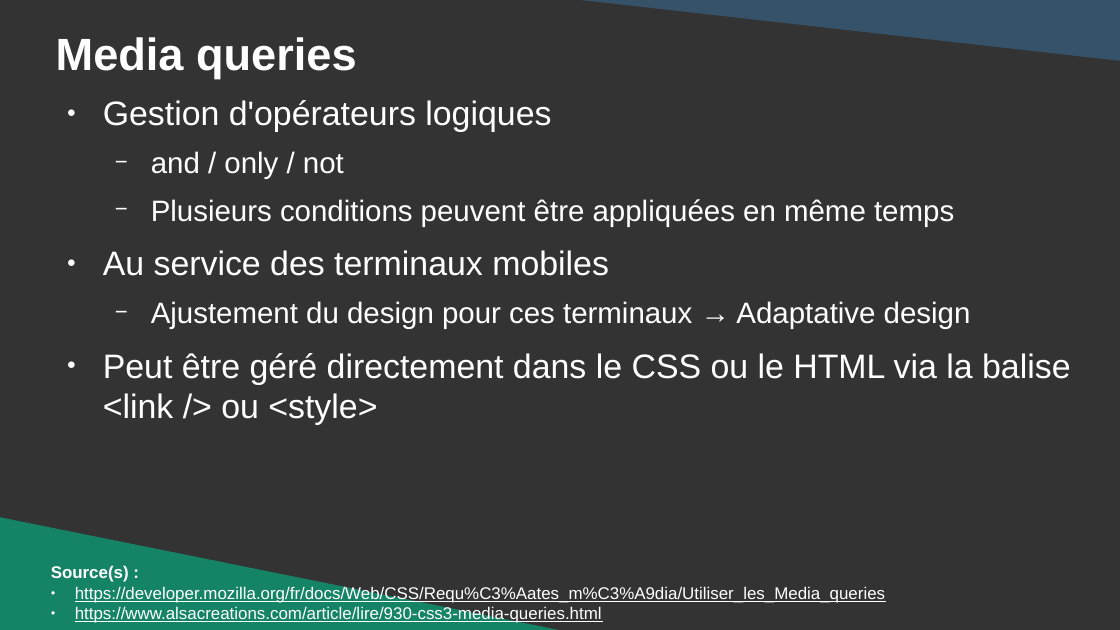
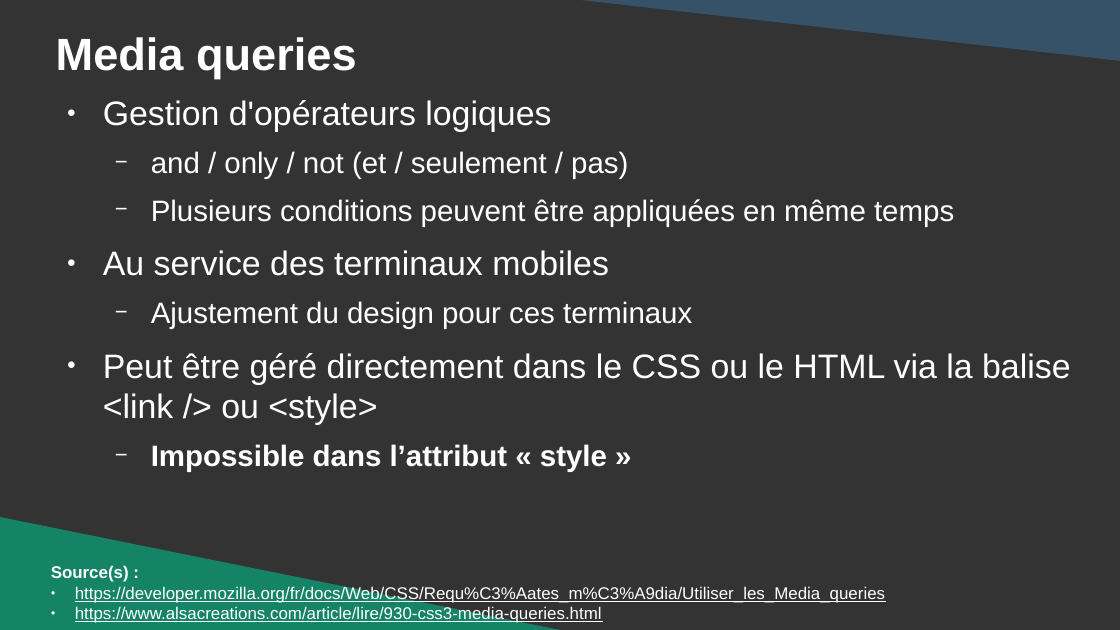
Before and after one commit to DanYellow/cours, a slide deck: slide 33 of integration-web-s3/travaux-pratiques/numero-2/presentation.odp. Drawn at 1120x630 pixels with LibreOffice and Linux fonts; fonts in the diff are those of the drawing. Boxes give left, top, right and bottom in pixels: in the first picture for what was removed or moved away, otherwise in the second. Text is boxed around its words. In the diff, an @@ line names an element or a change of style, - is before the commit and + after.

```diff
--- a/integration-web-s3/travaux-pratiques/numero-2/presentation.odp
+++ b/integration-web-s3/travaux-pratiques/numero-2/presentation.odp
@@ text at (151,151,628,179): text changed @@
-  − and / only / not
+  − and / only / not (et / seulement / pas)
@@ text at (151,301,692,329): text changed @@
-  − Ajustement du design pour ces terminaux → Adaptative design
+  − Ajustement du design pour ces terminaux
@@ text at (151,444,607,472): paragraph added @@
+  − Impossible dans l’attribut « style »
```
Also in this commit, not shown: 16 other slides changed, 1 slide added, 1 slide removed, 8 other files.
